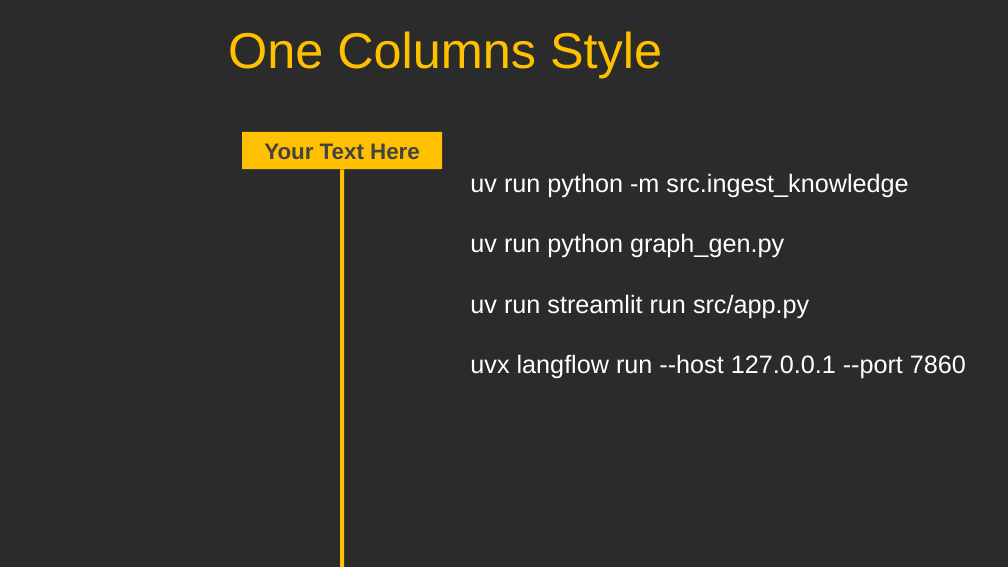
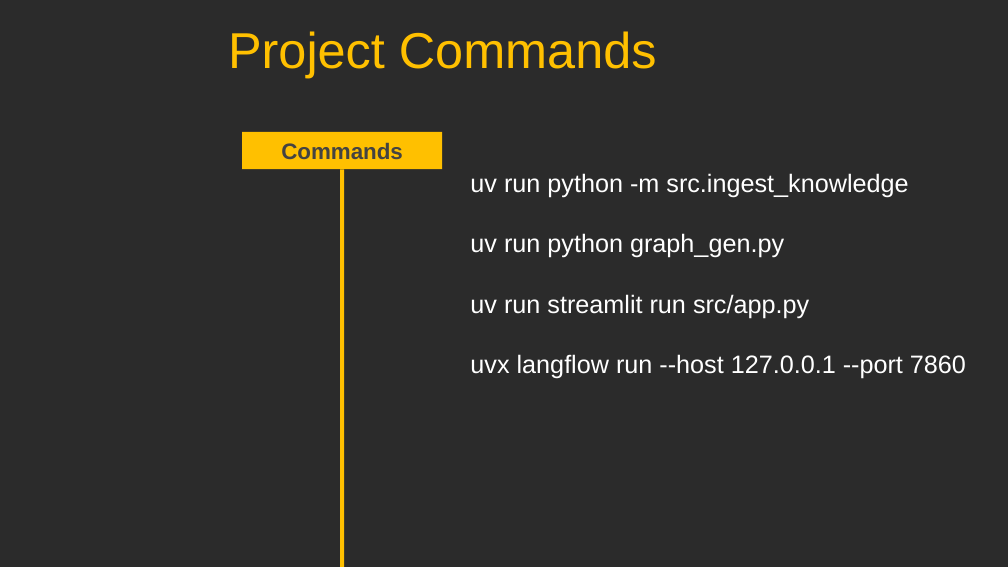
Before and after one commit to saud4041/medical-agentic-system, a slide deck: slide 10 of Dice Agentic AI Final Project Presentation.pptx. Drawn at 1008x567 pixels with LibreOffice and Linux fonts; fonts in the diff are those of the drawing; background and template pictures are left out; a plain dark background stands for a picture behind light text. Boxes give left, top, right and bottom in pixels: in the first picture for what was removed or moved away, otherwise in the second. Text is boxed around its words. In the diff, an @@ line names an element or a change of style, - is before the commit and + after.

Commit message:
presentation updated

```diff
--- a/Dice Agentic AI Final Project Presentation.pptx
+++ b/Dice Agentic AI Final Project Presentation.pptx
@@ text at bbox=[228, 31, 657, 78]: text changed @@
-One Columns Style
+Project Commands
@@ text in rectangle at bbox=[281, 142, 403, 159]: text changed @@
-Your Text Here
+Commands
```
Also in this commit, not shown: 2 slides added, 2 other files.
